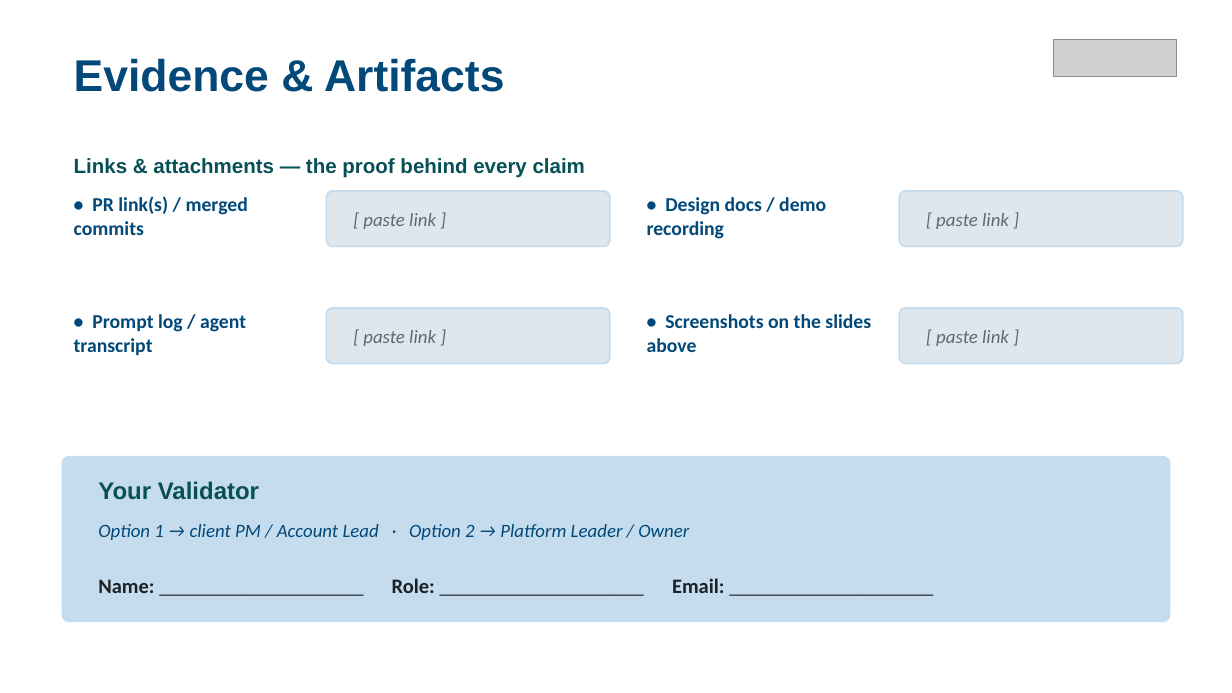
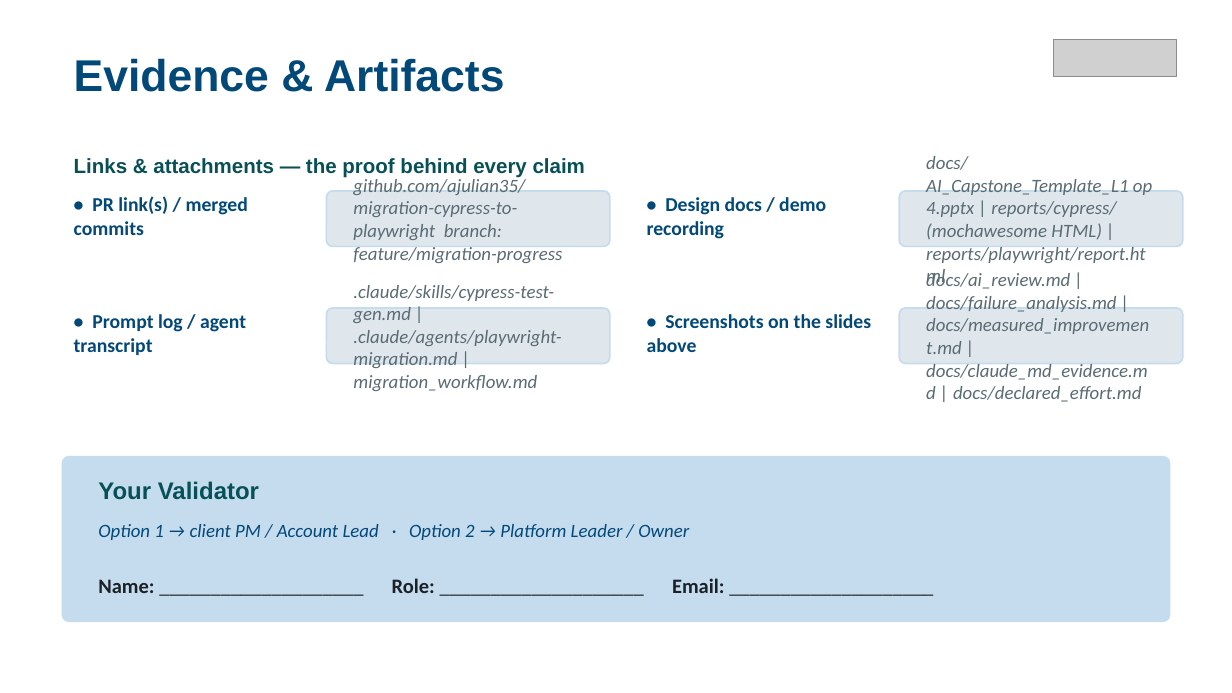
Before and after one commit to ajulian35/migration-cypress-to-playwright, a slide deck: slide 9 of docs/AI_Capstone_Template_L1 op 4.pptx. Drawn at 1232x693 pixels with LibreOffice and Linux fonts; fonts in the diff are those of the drawing; grey boxes stand for pictures. Boxes give left, top, right and bottom in pixels: in the first picture for what was removed or moved away, otherwise in the second. Text is boxed around its words. In the diff, an @@ line names an element or a change of style, - is before the commit and + after.

```diff
--- a/docs/AI_Capstone_Template_L1 op 4.pptx
+++ b/docs/AI_Capstone_Template_L1 op 4.pptx
@@ text at (353, 176, 562, 263): text changed @@
-[ paste link ]
+github.com/ajulian35/migration-cypress-to-playwright branch: feature/migration-progress
@@ text at (926, 156, 1152, 263): text changed @@
-[ paste link ]
+docs/AI_Capstone_Template_L1 op 4.pptx | reports/cypress/ (mochawesome HTML) | reports/playwright/report.html
@@ text at (353, 285, 561, 391): text changed @@
-[ paste link ]
+.claude/skills/cypress-test-gen.md | .claude/agents/playwright-migration.md | migration_workflow.md
@@ text at (926, 271, 1149, 402): text changed @@
-[ paste link ]
+docs/ai_review.md | docs/failure_analysis.md | docs/measured_improvement.md | docs/claude_md_evidence.md | docs/declared_effort.md
```
Also in this commit, not shown: 9 other slides changed.
